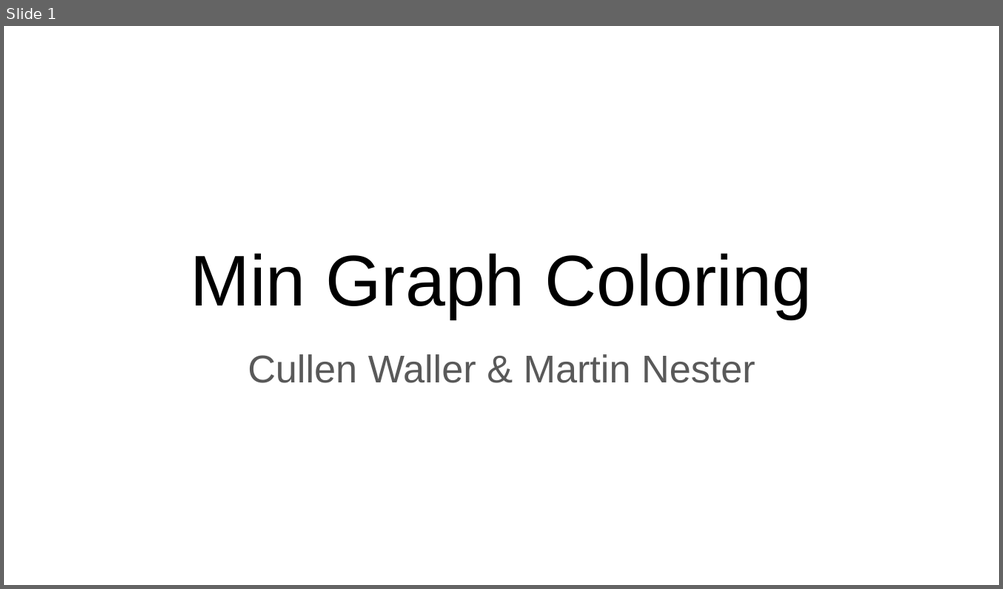
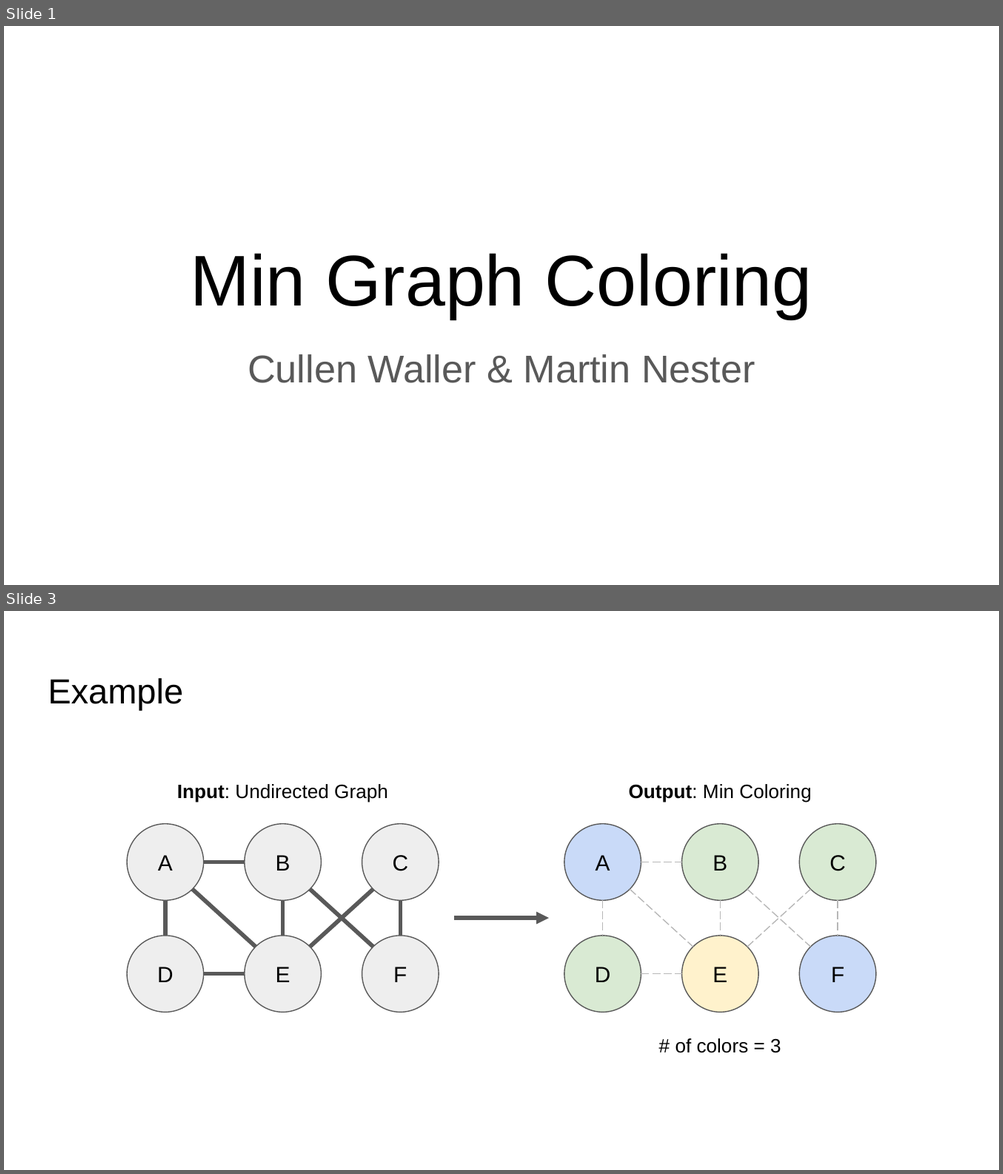
Before and after one commit to wallercullen/NP-complete-project, a slide deck: presentations/problem_presentation.pptx. Shown one above the other, each under a label of ours: slide 1 before the commit, slides 1 and 3 after it; the slides between them are not shown. The pictures are 1003x589 and 1003x1174 pixels, drawn with LibreOffice and Linux fonts; fonts in the diff are those of the drawing. Boxes give left, top, right and bottom in pixels: in the first picture for what was removed or moved away, otherwise in the second. Text is boxed around its words. In the diff, an @@ line names an element or a change of style, - is before the commit and + after.

```diff
--- a/presentations/problem_presentation.pptx
+++ b/presentations/problem_presentation.pptx
@@ slide 3 added at (4,611,999,1170), background #FFFFFF @@
@@ title added at (48,678,183,710), 25.2 pt, text #000000 @@
+Example
@@ text added at (177,784,388,802), 14 pt, text #000000 @@
+Input: Undirected Graph
@@ text added at (629,784,811,802), 14 pt, text #000000 @@
+Output: Min Coloring
@@ group added at (128,824,438,1013): 8 lines, 6 ellipses @@
+A
+B
+C
+D
+E
+F
@@ arrow added from (453, 918) to (549, 918), #595959 3 pt @@
@@ group added at (564,824,875,1013): 8 lines, 6 ellipses @@
+A
+B
+C
+D
+E
+F
@@ text added at (675,1039,781,1054), 14 pt, text #000000 @@
+# of colors = 3
```
Also in this commit, not shown: 2 slides changed, 9 other slides added, 2 slides removed.
